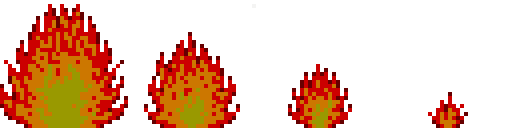
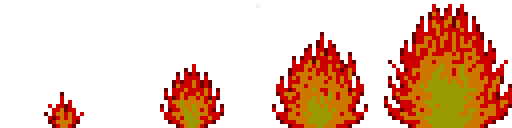
Comparing the layer stacks of the two 512px x 128px images. Changes:
painted on "Group 1" (1st of 2) over [0, 4, 512, 128]
